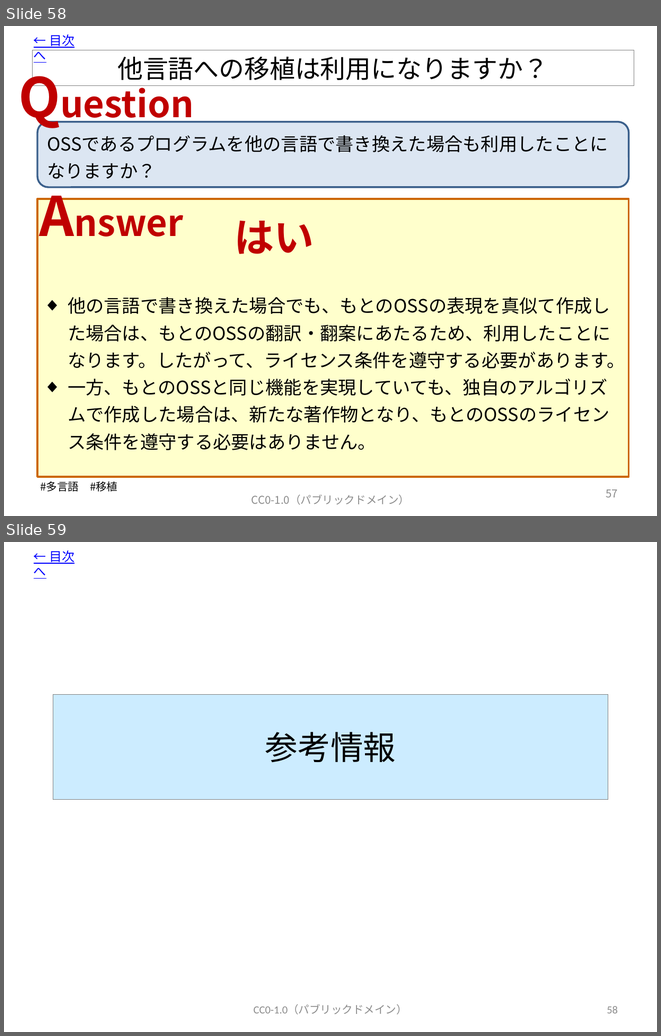
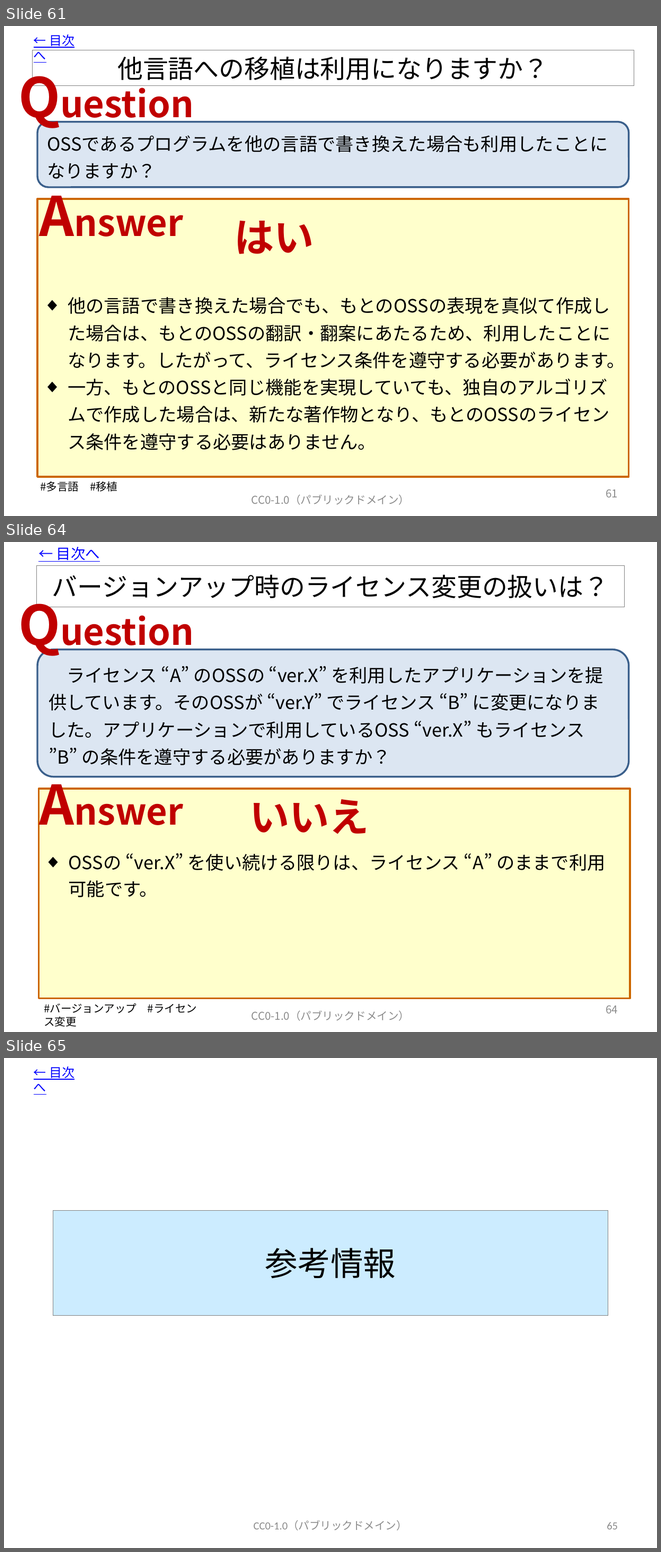
Before and after one commit to OpenChain-Project/OpenChain-JWG, a slide deck: Education_Material/FAQ/OSSライセンス関連でよくある誤解_CC0.pptx. Shown one above the other, each under a label of ours: slides 58 and 59 before the commit, slides 61, 64 and 65 after it; the slides between them are not shown. The pictures are 661x1036 and 661x1552 pixels, drawn with LibreOffice and Linux fonts; fonts in the diff are those of the drawing. Boxes give left, top, right and bottom in pixels: in the first picture for what was removed or moved away, otherwise in the second. Text is boxed around its words. In the diff, an @@ line names an element or a change of style, - is before the commit and + after.

```diff
--- a/Education_Material/FAQ/OSSライセンス関連でよくある誤解_CC0.pptx
+++ b/Education_Material/FAQ/OSSライセンス関連でよくある誤解_CC0.pptx
@@ slide 64 added at <box>4,542,657,1032</box>, background #FFFFFF @@
@@ text added at <box>56,547,100,562</box>, 16 pt, text #0000FF, underline @@
+← 目次へ
@@ title added at <box>37,565,624,607</box>, outline #808080 0.75 pt, 28 pt, text #000000 @@
+バージョンアップ時のライセンス変更の扱いは？
@@ text added at <box>12,588,212,660</box>, 40 pt, text #C00000, bold @@
+Question
@@ rounded rectangle added at <box>37,649,629,776</box>, fill #DCE6F2, outline #3A5F8C 2 pt, 20 pt, text #000000 @@
+ライセンス “A” のOSSの “ver.X” を利用したアプリケーションを提供しています。そのOSSが “ver.Y” でライセンス “B” に変更になりました。アプリケーションで利用しているOSS “ver.X” もライセンス ”B” の条件を遵守する必要がありますか？
@@ text added at <box>33,767,204,840</box>, 40 pt, text #C00000, bold @@
+Answer
@@ rectangle added at <box>38,788,630,998</box>, fill #FFFFCC, outline #CC6600 2 pt @@
@@ text added at <box>249,799,369,834</box>, 44 pt, text #C00000, bold @@
+いいえ
@@ text added at <box>69,853,606,897</box>, 20 pt, text #000000 @@
+◆ OSSの “ver.X” を使い続ける限りは、ライセンス “A” のままで利用可能です。
@@ text added at <box>44,1003,197,1013</box>, 12 pt, text #000000 @@
+#バージョンアップ #ライセンス変更
@@ text added at <box>252,1010,409,1021</box>, 12 pt, text #8C8C8C @@
+CC0-1.0（パブリックドメイン）
@@ page number added at <box>606,1005,618,1013</box>, 12 pt, text #8C8C8C @@
+64
@@ what was slide 58 is now slide 61 @@
@@ page number at <box>606,489,618,497</box>: text changed @@
-57
+61
@@ what was slide 59 is now slide 65 @@
@@ page number at <box>607,1522,618,1529</box>: text changed @@
-58
+65
```
Also in this commit, not shown: 3 slides changed, 5 other slides added, 1 other file.
